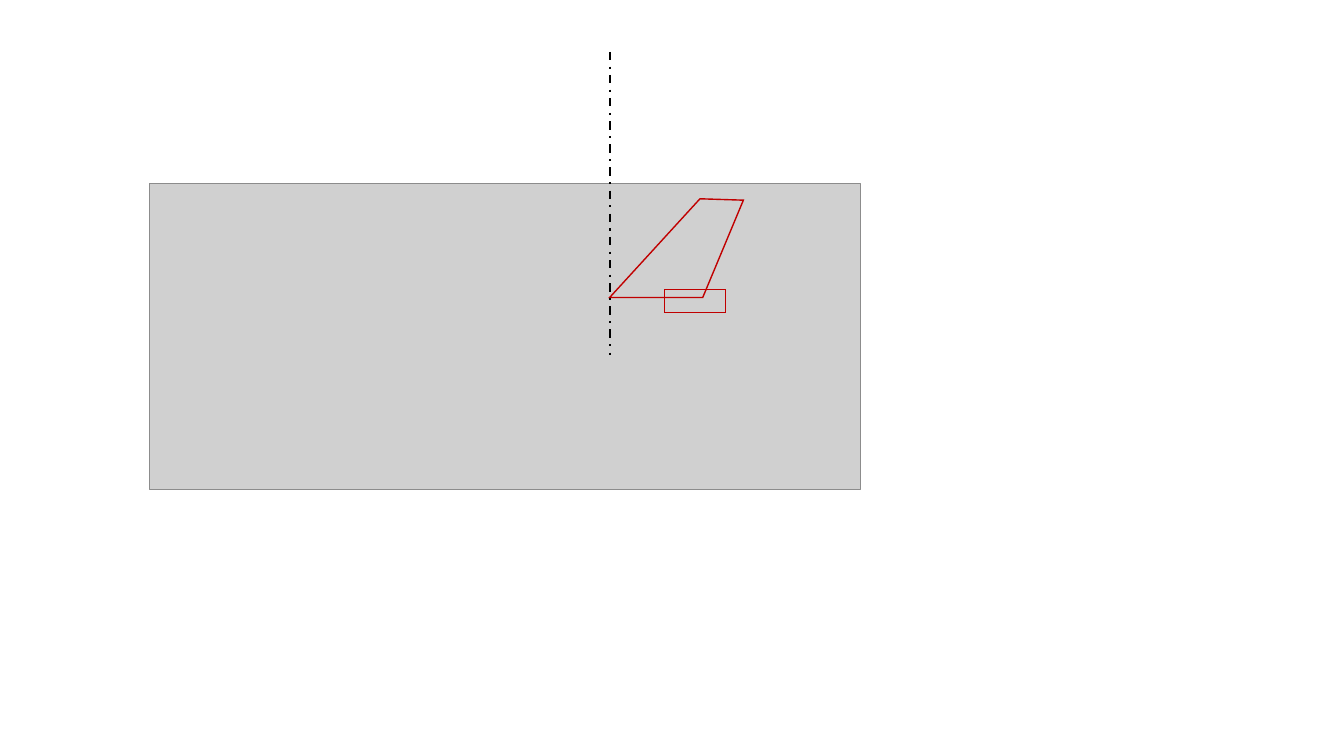
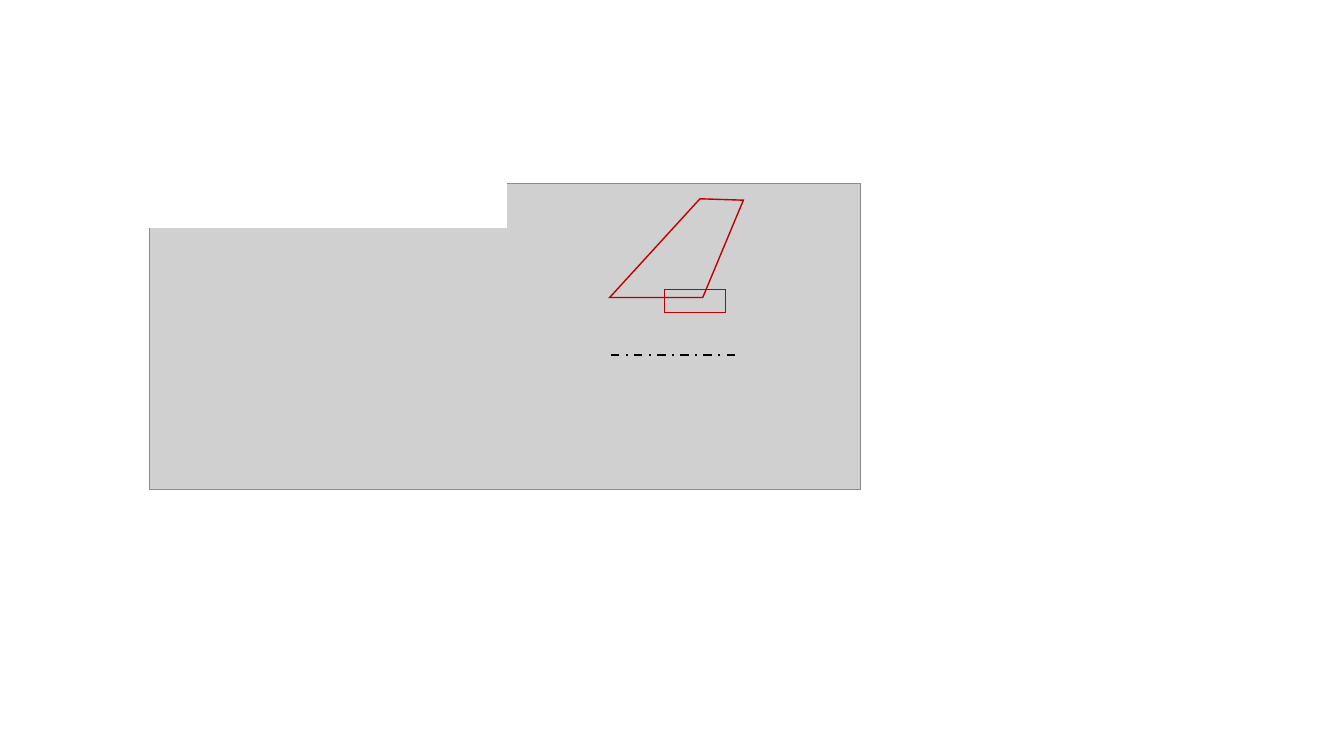
Before and after one commit to KantouniasA/flightDynamics, a slide deck: slide 4 of TechnicalReport/Figures.pptx (slide 3 before the commit). Drawn at 1344x756 pixels with LibreOffice and Linux fonts; fonts in the diff are those of the drawing; grey boxes stand for pictures. Boxes give left, top, right and bottom in pixels: in the first picture for what was removed or moved away, otherwise in the second. Text is boxed around its words. In the diff, an @@ line names an element or a change of style, - is before the commit and + after.

```diff
--- a/TechnicalReport/Figures.pptx
+++ b/TechnicalReport/Figures.pptx
@@ rectangle added at (145, 119, 506, 228), fill #FFFFFF, outline #FFFFFF 1 pt @@
@@ line moved from (610, 51) - (610, 355) to (735, 355) - (610, 355) @@
```
Also in this commit, not shown: 1 slide added, 1 slide removed.
